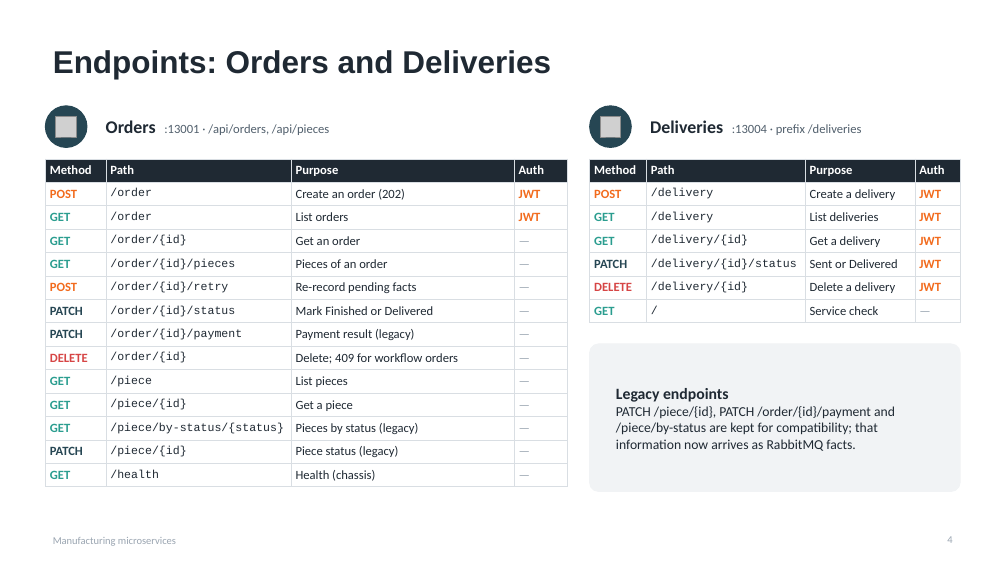
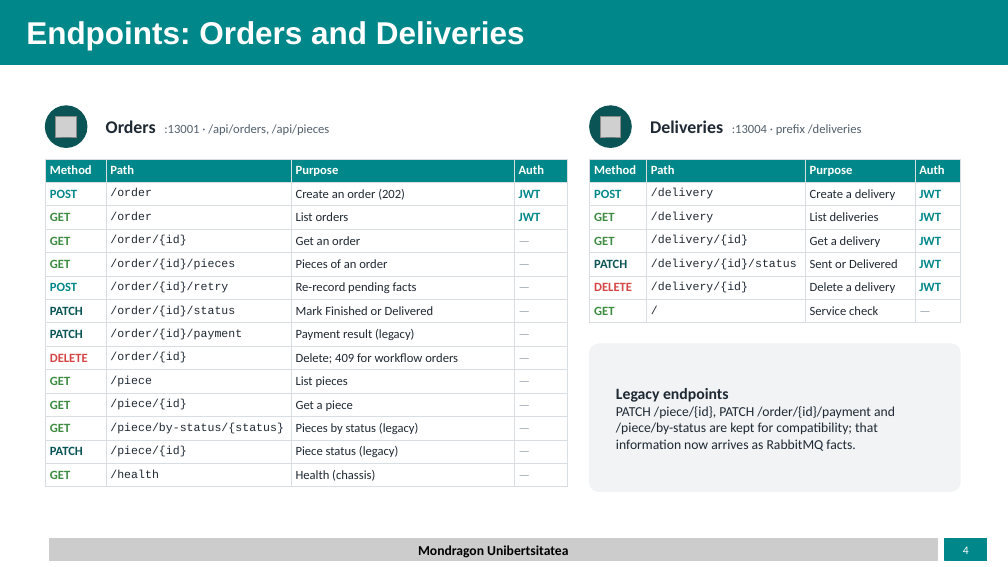
Before and after one commit to Uthereted/EjercicioMonolitico, a slide deck: slide 4 of manufacturing_microservices.pptx. Drawn at 1008x567 pixels with LibreOffice and Linux fonts; fonts in the diff are those of the drawing; grey boxes stand for pictures; background and template pictures are left out. Boxes give left, top, right and bottom in pixels: in the first picture for what was removed or moved away, otherwise in the second. Text is boxed around its words. In the diff, an @@ line names an element or a change of style, - is before the commit and + after.

```diff
--- a/manufacturing_microservices.pptx
+++ b/manufacturing_microservices.pptx
@@ rectangle added at bbox=[0, 0, 1008, 64], fill #008789, outline #008789 1 pt @@
@@ title "Endpoints: Orders and Deliveries": place and size @@
-title "Endpoints: Orders and Deliveries" at bbox=[53, 50, 551, 79]
+title "Endpoints: Orders and Deliveries" at bbox=[26, 21, 525, 50]
@@ title "Endpoints: Orders and Deliveries" at bbox=[26, 21, 525, 50]: text colour #1F2933 to #FFFFFF @@
@@ ellipse at bbox=[45, 106, 87, 147]: fill #264653 to #0B5456; outline #264653 1 pt to #0B5456 1 pt @@
@@ ellipse at bbox=[590, 106, 631, 147]: fill #264653 to #0B5456; outline #264653 1 pt to #0B5456 1 pt @@
@@ table at bbox=[45, 159, 567, 485] @@
@@ fill #1F2933 to #008789 in row 1 @@
@@ text colour #F26B1D to #008789 in "POST", "JWT", "JWT", "POST" @@
@@ text colour #2A9D8F to #3D8B40 in "GET", "GET", "GET", "GET" and 3 more places @@
@@ text colour #264653 to #0B5456 in "PATCH", "PATCH", "PATCH" @@
@@ table at bbox=[590, 159, 960, 319] @@
@@ fill #1F2933 to #008789 in row 1 @@
@@ text colour #F26B1D to #008789 in "POST", "JWT", "JWT", "JWT" and 2 more places @@
@@ text colour #2A9D8F to #3D8B40 in "GET", "GET", "GET" @@
@@ text colour #264653 to #0B5456 in "PATCH" @@
@@ rectangle added at bbox=[49, 538, 938, 561], fill #CCCCCC, outline #CCCCCC 1 pt @@
@@ text removed at bbox=[53, 537, 176, 546] @@
-Manufacturing microservices
@@ page number: place and size @@
-page number at bbox=[947, 536, 952, 543]
+page number at bbox=[963, 546, 969, 554]
@@ page number at bbox=[963, 546, 969, 554]: size 10 to 11 pt, text colour #9AA5B1 to #FFFFFF; alignment right to centre; vertical alignment top to middle @@
@@ rectangle added at bbox=[945, 538, 987, 561], fill #008789, outline #008789 1 pt @@
@@ text added at bbox=[418, 545, 568, 558], 13 pt, text #000000, bold @@
+Mondragon Unibertsitatea
```
Also in this commit, not shown: 8 other slides changed, 2 slides added, 2 slides removed.
